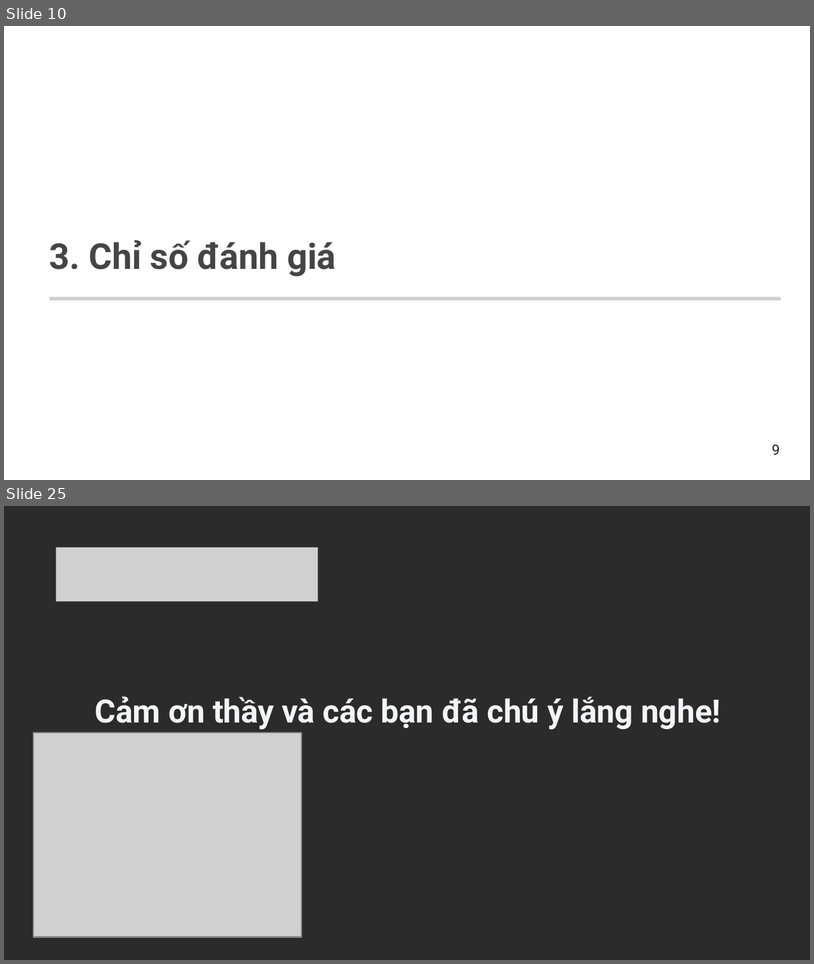
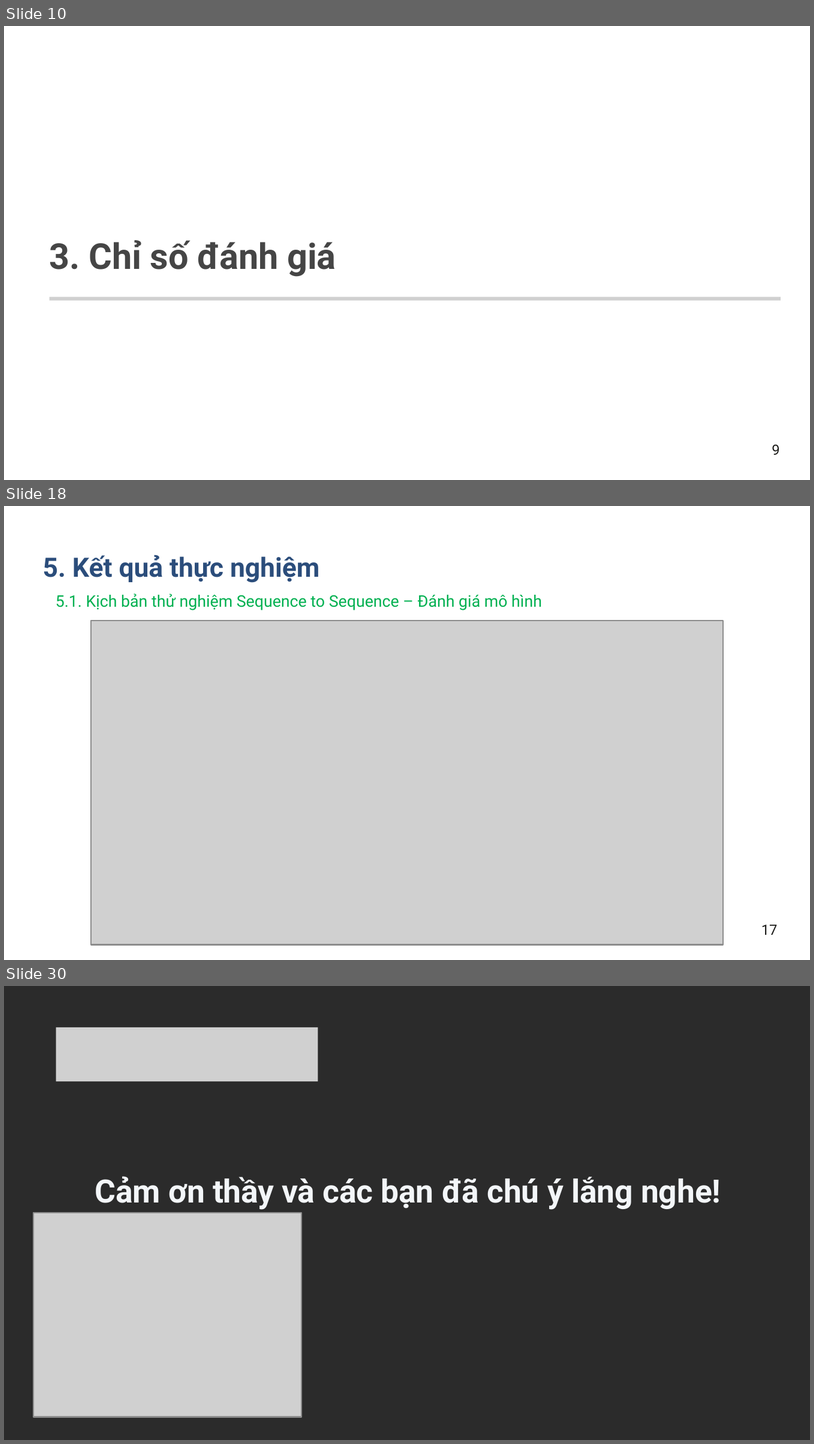
Before and after one commit to levanmanhbka/ptit_nlp, a slide deck: docs/Nhom12_SlideBaoCaoCuoiKy.pptx. Shown one above the other, each under a label of ours: slides 10 and 25 before the commit, slides 10, 18 and 30 after it; the slides between them are not shown. The pictures are 814x964 and 814x1444 pixels, drawn with LibreOffice and Linux fonts; fonts in the diff are those of the drawing; grey boxes stand for pictures; background and template pictures are left out; a plain dark background stands for a picture behind light text. Boxes give left, top, right and bottom in pixels: in the first picture for what was removed or moved away, otherwise in the second. Text is boxed around its words. In the diff, an @@ line names an element or a change of style, - is before the commit and + after.

```diff
--- a/docs/Nhom12_SlideBaoCaoCuoiKy.pptx
+++ b/docs/Nhom12_SlideBaoCaoCuoiKy.pptx
@@ slide 18 added at bbox=[4, 506, 810, 960], background #FFFFFF @@
@@ text added at bbox=[43, 555, 320, 583], 15 pt, text #2B4D7B, bold @@
+5. Kết quả thực nghiệm
@@ text added at bbox=[56, 594, 542, 610], 9 pt, text #00B050 @@
+5.1. Kịch bản thử nghiệm Sequence to Sequence – Đánh giá mô hình
@@ picture added at bbox=[91, 620, 723, 945] @@
@@ text added at bbox=[762, 925, 778, 935], 8 pt, text #1C1C1A @@
+17
@@ what was slide 25 is now slide 30 @@
```
Also in this commit, not shown: 13 slides changed, 8 other slides added, 1 slide removed.
